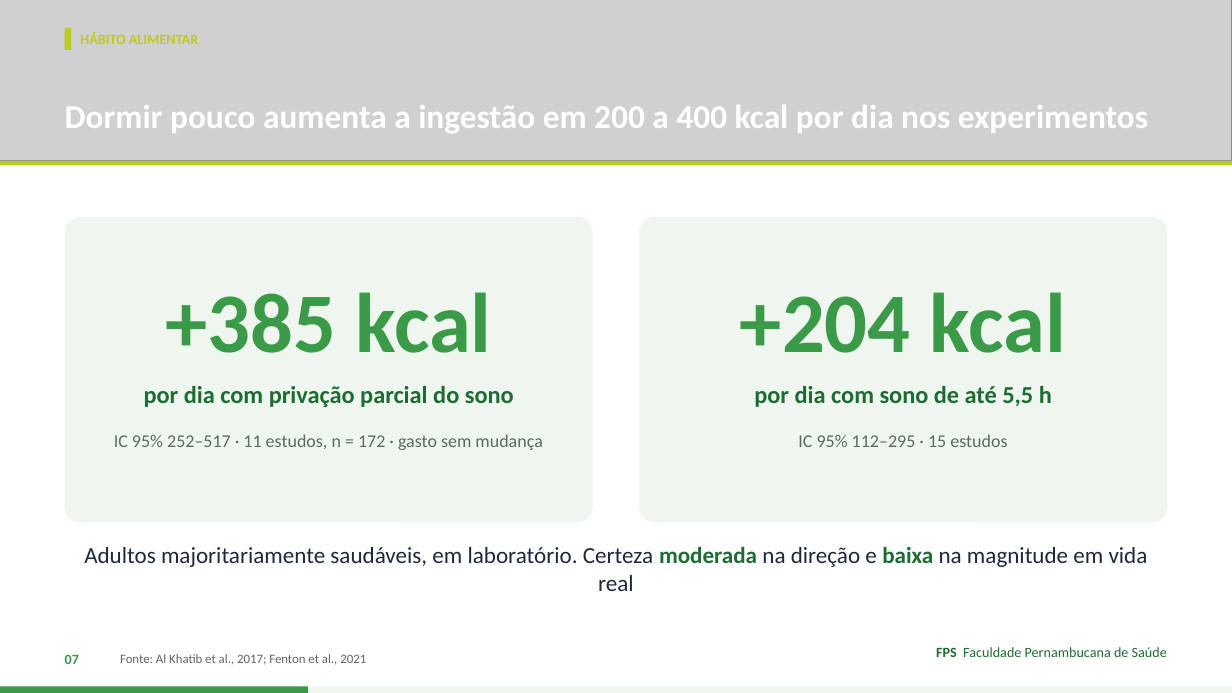
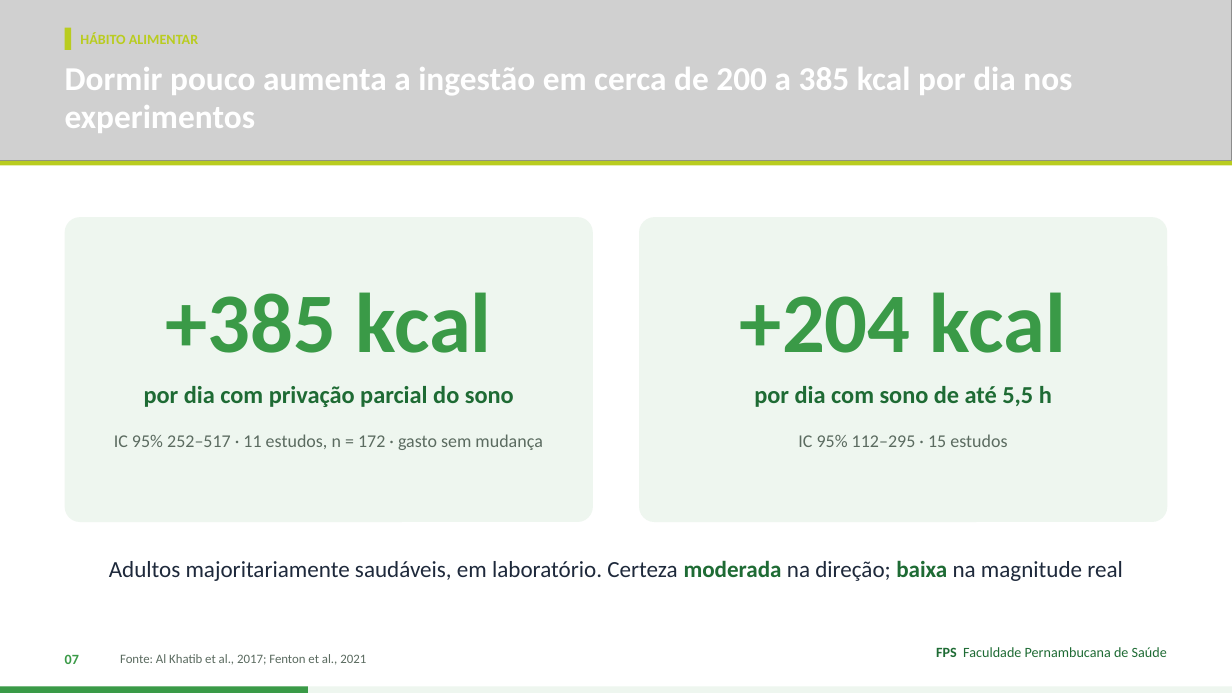
Before and after one commit to Institutomoraisandrade/CRM, a slide deck: slide 7 of trabalho-fps/trabalhos/2026-11-10-sono/apresentacao.pptx. Drawn at 1232x693 pixels with LibreOffice and Linux fonts; fonts in the diff are those of the drawing; grey boxes stand for pictures. Boxes give left, top, right and bottom in pixels: in the first picture for what was removed or moved away, otherwise in the second. Text is boxed around its words. In the diff, an @@ line names an element or a change of style, - is before the commit and + after.

```diff
--- a/trabalho-fps/trabalhos/2026-11-10-sono/apresentacao.pptx
+++ b/trabalho-fps/trabalhos/2026-11-10-sono/apresentacao.pptx
@@ text at (65,67,1072,133): text changed @@
-Dormir pouco aumenta a ingestão em 200 a 400 kcal por dia nos experimentos
+Dormir pouco aumenta a ingestão em cerca de 200 a 385 kcal por dia nos experimentos
@@ text at (109,560,1123,581): text changed @@
-Adultos majoritariamente saudáveis, em laboratório. Certeza moderada na direção e baixa na magnitude em vida real
+Adultos majoritariamente saudáveis, em laboratório. Certeza moderada na direção; baixa na magnitude real
```
Also in this commit, not shown: 20 other slides changed, 7 other files.
